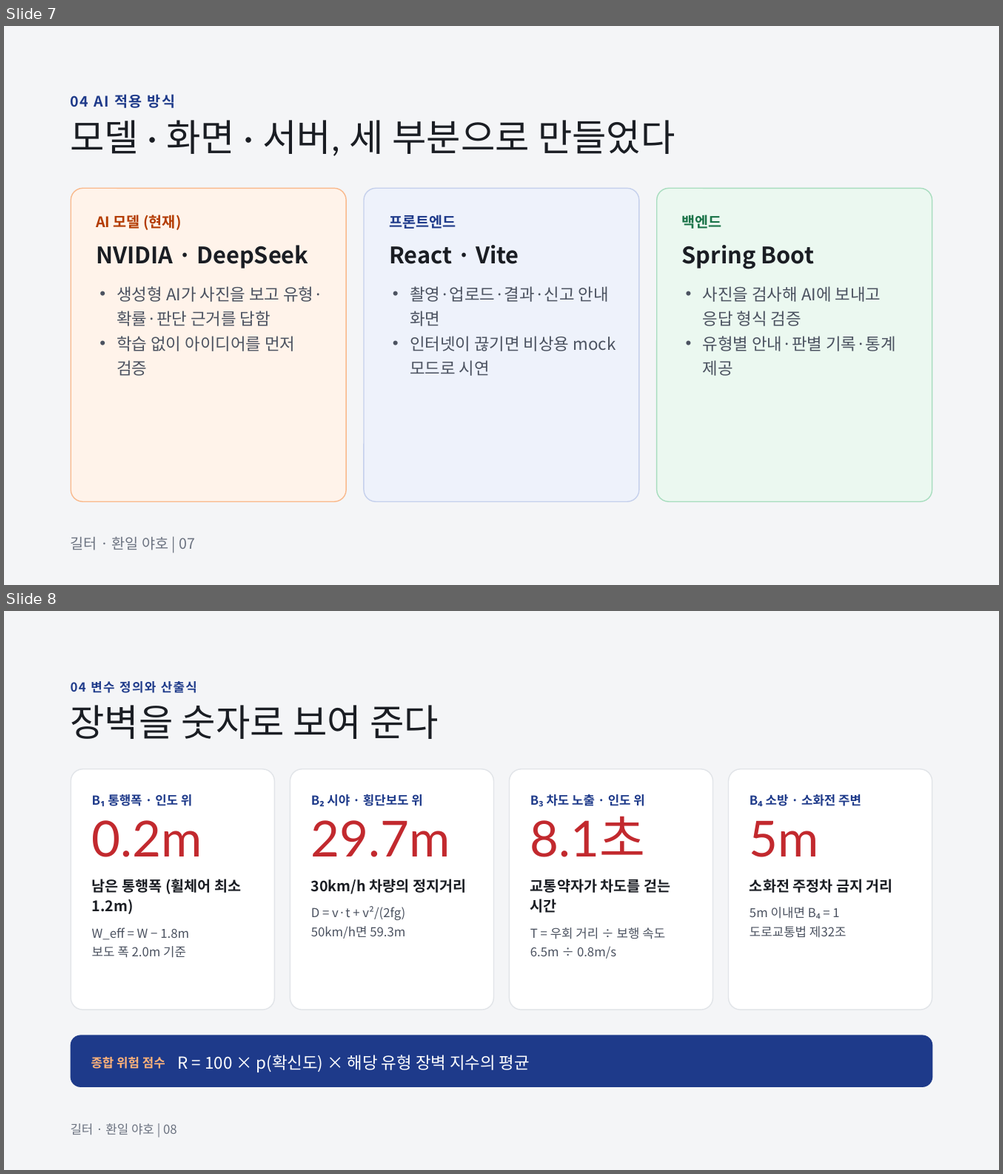
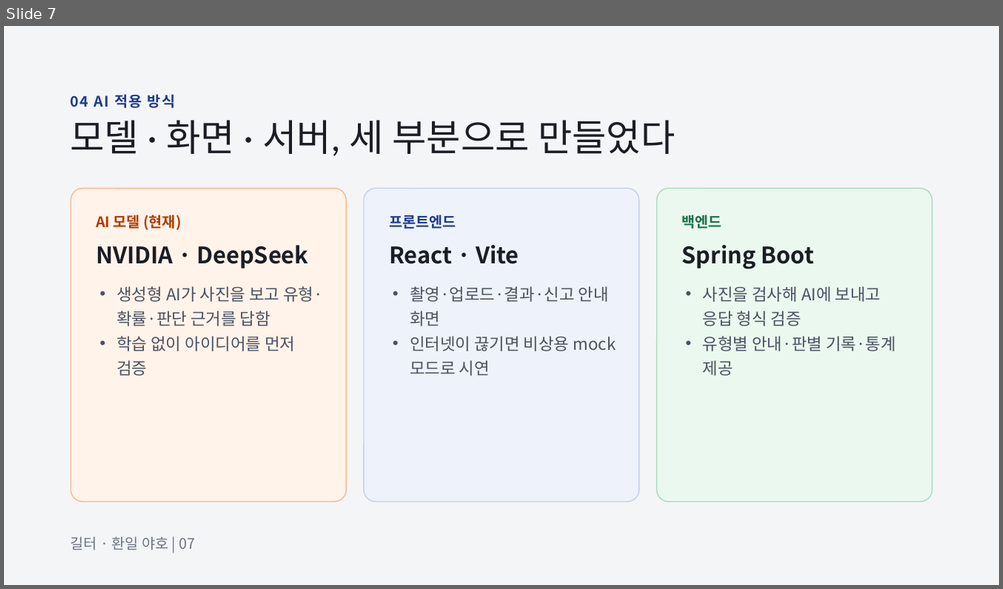
Before and after one commit to ljiomsh/illegal-car-detector, a slide deck: 발표자료/길터_발표자료_최종.pptx. Shown one above the other, each under a label of ours: slides 7 and 8 before the commit, slide 7 after it. The pictures are 1003x1174 and 1003x589 pixels, drawn with LibreOffice and Linux fonts; fonts in the diff are those of the drawing. Boxes give left, top, right and bottom in pixels: in the first picture for what was removed or moved away, otherwise in the second. Text is boxed around its words. In the diff, an @@ line names an element or a change of style, - is before the commit and + after.

```diff
--- a/발표자료/길터_발표자료_최종.pptx
+++ b/발표자료/길터_발표자료_최종.pptx
@@ slide 8 removed at (x1=4, y1=611, x2=999, y2=1170), background #F4F5F7 @@
@@ text removed at (x1=71, y1=681, x2=197, y2=693) @@
-04 변수 정의와 산출식
@@ title removed at (x1=71, y1=705, x2=438, y2=739) @@
-장벽을 숫자로 보여 준다
@@ rounded rectangle removed at (x1=71, y1=769, x2=275, y2=1010) @@
@@ rounded rectangle removed at (x1=290, y1=769, x2=493, y2=1010) @@
@@ rounded rectangle removed at (x1=509, y1=769, x2=713, y2=1010) @@
@@ rounded rectangle removed at (x1=728, y1=769, x2=932, y2=1010) @@
@@ text removed at (x1=108, y1=795, x2=192, y2=806) @@
-B₁ 통행폭 · 인도 위
@@ text removed at (x1=327, y1=795, x2=422, y2=806) @@
-B₂ 시야 · 횡단보도 위
@@ text removed at (x1=546, y1=795, x2=644, y2=806) @@
-B₃ 차도 노출 · 인도 위
@@ text removed at (x1=765, y1=795, x2=861, y2=806) @@
-B₄ 소방 · 소화전 주변
@@ text removed at (x1=92, y1=820, x2=202, y2=857) @@
-0.2m
@@ text removed at (x1=311, y1=820, x2=450, y2=857) @@
-29.7m
@@ text removed at (x1=530, y1=816, x2=646, y2=857) @@
-8.1초
@@ text removed at (x1=749, y1=821, x2=819, y2=857) @@
-5m
@@ text removed at (x1=92, y1=879, x2=241, y2=914) @@
-남은 통행폭 (휠체어 최소 1.2m)
@@ text removed at (x1=311, y1=879, x2=466, y2=894) @@
-30km/h 차량의 정지거리
@@ text removed at (x1=530, y1=879, x2=670, y2=913) @@
-교통약자가 차도를 걷는 시간
@@ text removed at (x1=749, y1=879, x2=893, y2=893) @@
-소화전 주정차 금지 거리
@@ text removed at (x1=311, y1=906, x2=405, y2=939) @@
-D = v·t + v²/(2fg)
-50km/h면 59.3m
@@ text removed at (x1=92, y1=928, x2=189, y2=958) @@
-W_eff = W − 1.8m
-보도 폭 2.0m 기준
@@ text removed at (x1=530, y1=928, x2=665, y2=959) @@
-T = 우회 거리 ÷ 보행 속도
-6.5m ÷ 0.8m/s
@@ text removed at (x1=749, y1=926, x2=846, y2=938) @@
-5m 이내면 B₄ = 1
-도로교통법 제32조
@@ rounded rectangle removed at (x1=71, y1=1036, x2=933, y2=1088) @@
@@ text removed at (x1=91, y1=1056, x2=165, y2=1069) @@
-종합 위험 점수
@@ text removed at (x1=178, y1=1055, x2=529, y2=1073) @@
-R = 100 × p(확신도) × 해당 유형 장벽 지수의 평균
@@ text removed at (x1=71, y1=1124, x2=177, y2=1136) @@
-길터 · 환일 야호 | 08
```
Also in this commit, not shown: 4 slides changed, 1 slide added, 1 other slide removed, 1 other file.
